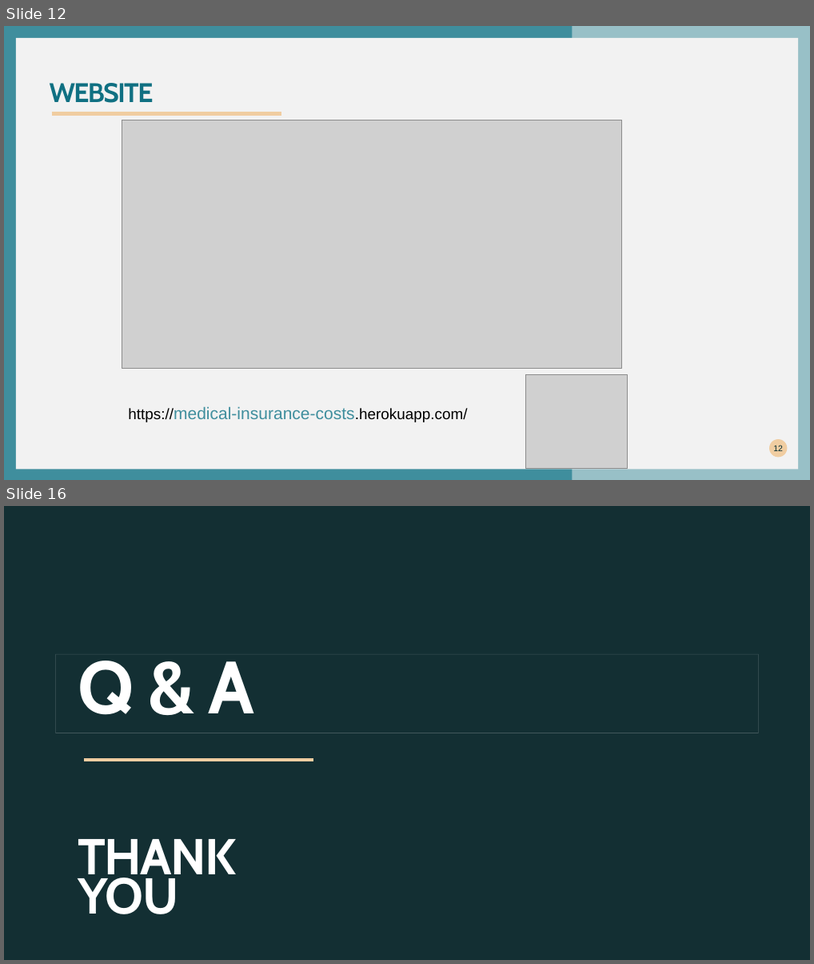
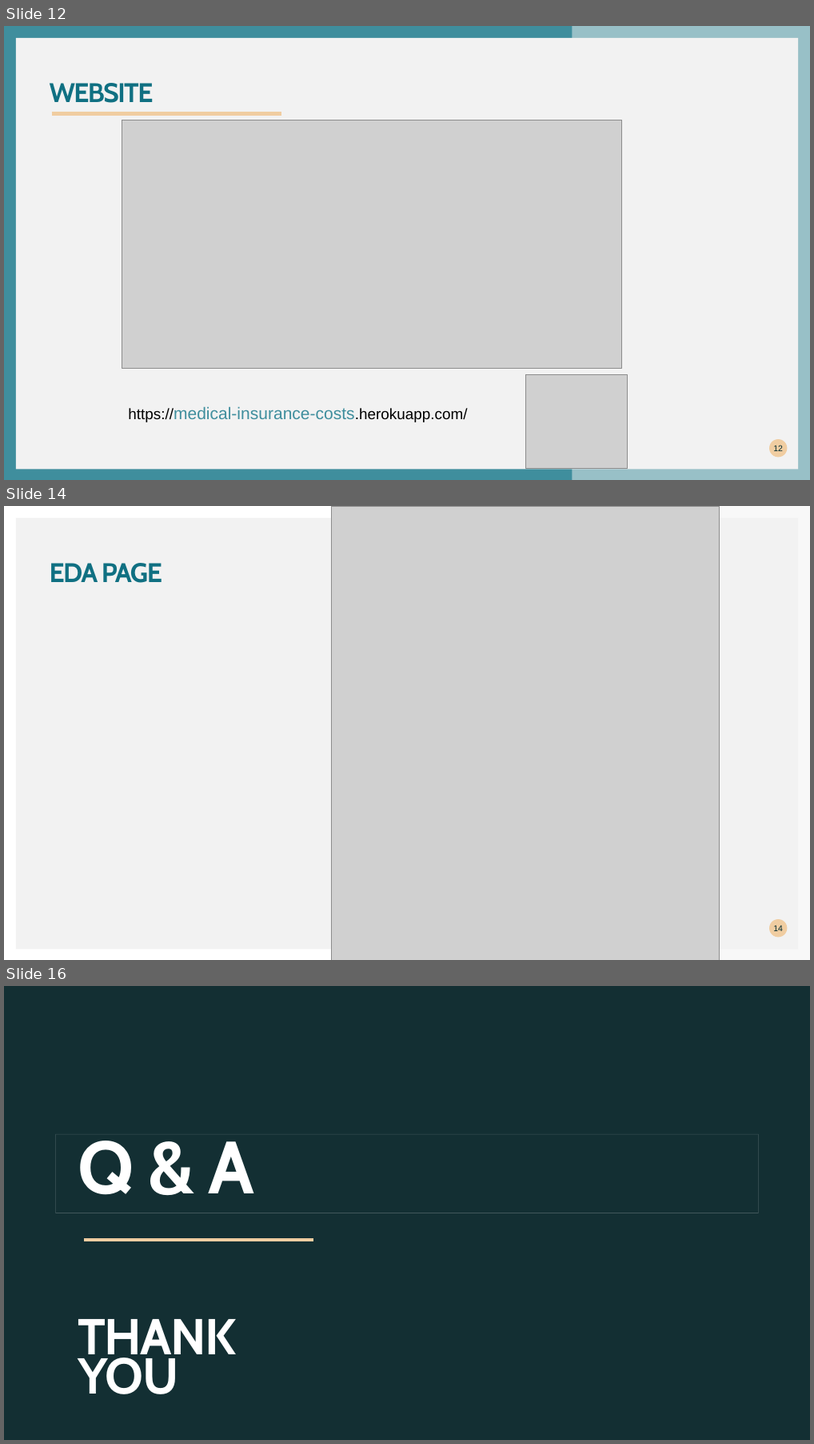
Before and after one commit to khutula/Medical-Insurance-Costs, a slide deck: documents/Medical Insurance Cost.pptx. Shown one above the other, each under a label of ours: slides 12 and 16 before the commit, slides 12, 14 and 16 after it; the slides between them are not shown. The pictures are 814x964 and 814x1444 pixels, drawn with LibreOffice and Linux fonts; fonts in the diff are those of the drawing; grey boxes stand for pictures; background and template pictures are left out. Boxes give left, top, right and bottom in pixels: in the first picture for what was removed or moved away, otherwise in the second. Text is boxed around its words. In the diff, an @@ line names an element or a change of style, - is before the commit and + after.

```diff
--- a/documents/Medical Insurance Cost.pptx
+++ b/documents/Medical Insurance Cost.pptx
@@ slide 14 added at (x1=4, y1=506, x2=810, y2=960), background #FFFFFF; not listed: 2 template elements that a slide beside it also shows @@
@@ picture added at (x1=332, y1=506, x2=720, y2=960) @@
@@ title added at (x1=50, y1=563, x2=162, y2=583), 32 pt, text #107082, bold @@
+EDA PAGE
@@ page number added at (x1=770, y1=919, x2=788, y2=937), fill #F0CDA1, 10 pt, text #00292E @@
+14
```
Also in this commit, not shown: 8 slides changed, 1 other slide added, 2 slides removed.
